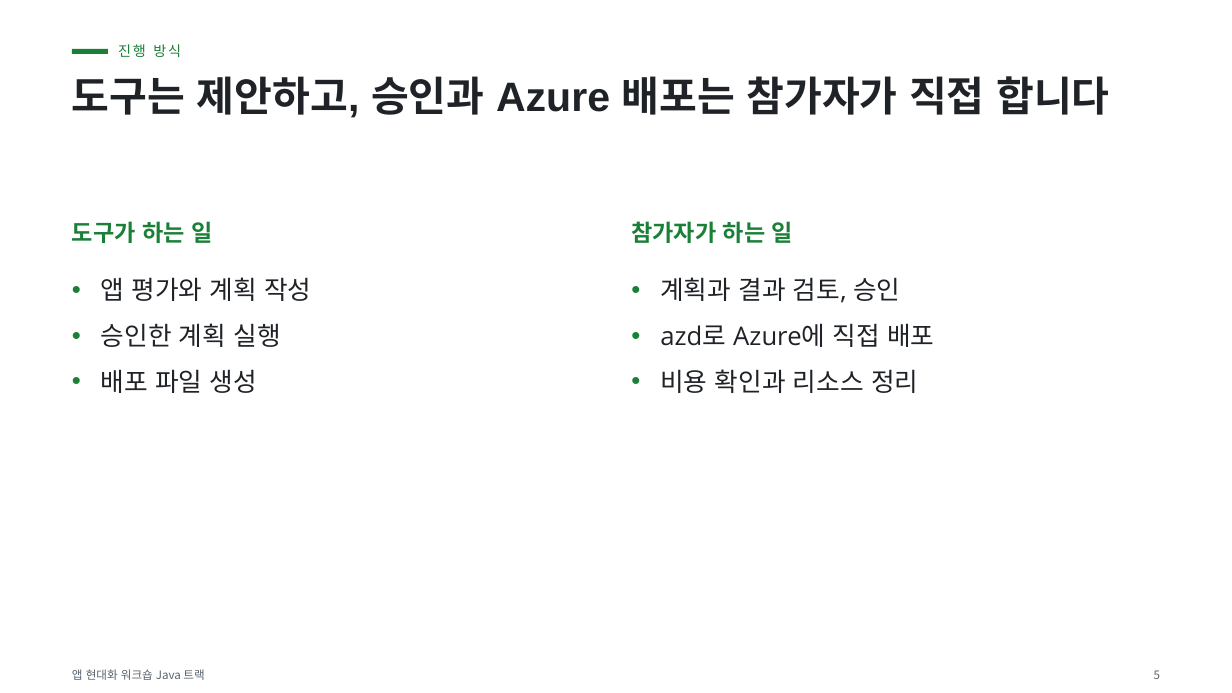
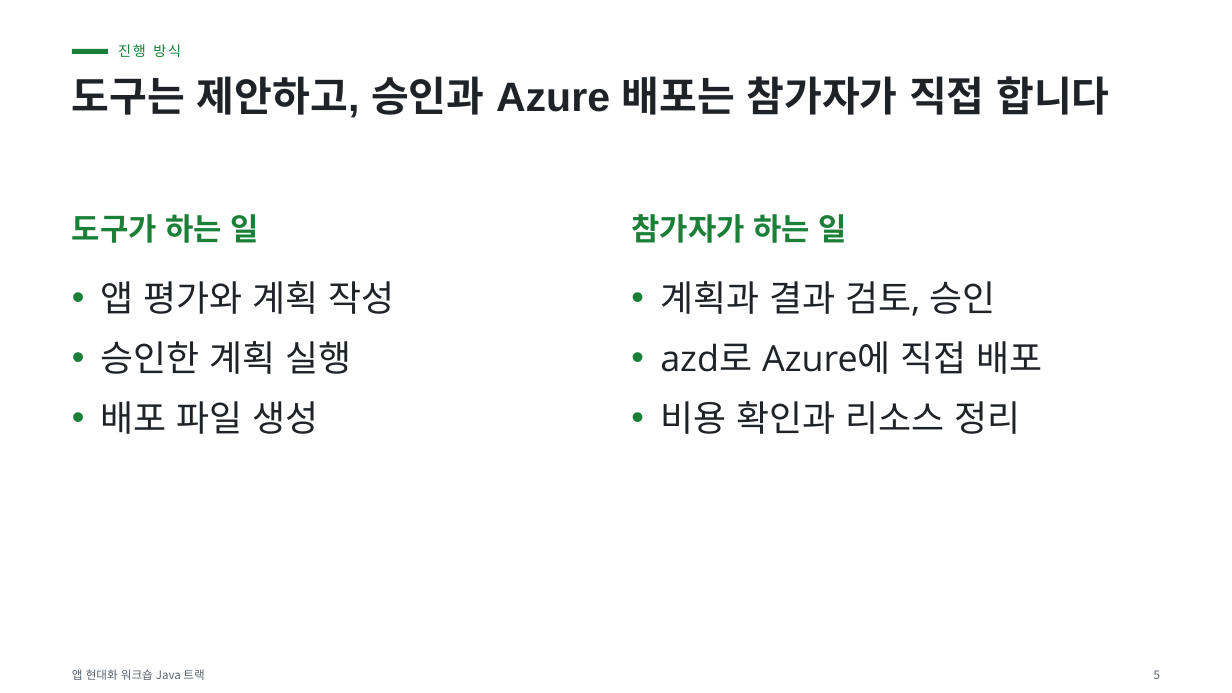
Before and after one commit to devkimchi/app-modernisation-workshop, a slide deck: slide 5 of docs/slides/app-modernisation-workshop-java-instructor.pptx. Drawn at 1232x693 pixels with LibreOffice and Linux fonts; fonts in the diff are those of the drawing. Boxes give left, top, right and bottom in pixels: in the first picture for what was removed or moved away, otherwise in the second. Text is boxed around its words. In the diff, an @@ line names an element or a change of style, - is before the commit and + after.

```diff
--- a/docs/slides/app-modernisation-workshop-java-instructor.pptx
+++ b/docs/slides/app-modernisation-workshop-java-instructor.pptx
@@ text "도구가 하는 일" at bbox=[72, 214, 259, 243]: size 18 to 24 pt @@
@@ text "참가자가 하는 일" at bbox=[631, 214, 847, 243]: size 18 to 24 pt @@
@@ text "앱 평가와 계획 작성" at bbox=[101, 281, 395, 434]: size 20 to 28 pt @@
@@ text "계획과 결과 검토, 승인" at bbox=[660, 281, 1043, 434]: size 20 to 28 pt @@
```
Also in this commit, not shown: 13 other slides changed.
